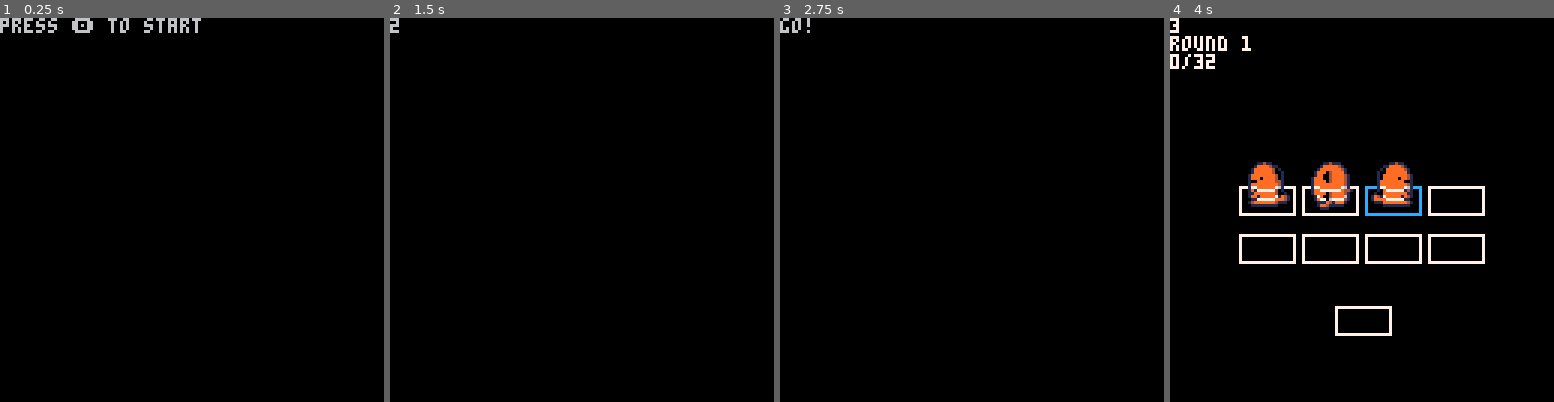
Above: before the commit, frames 1-4 (left to right).
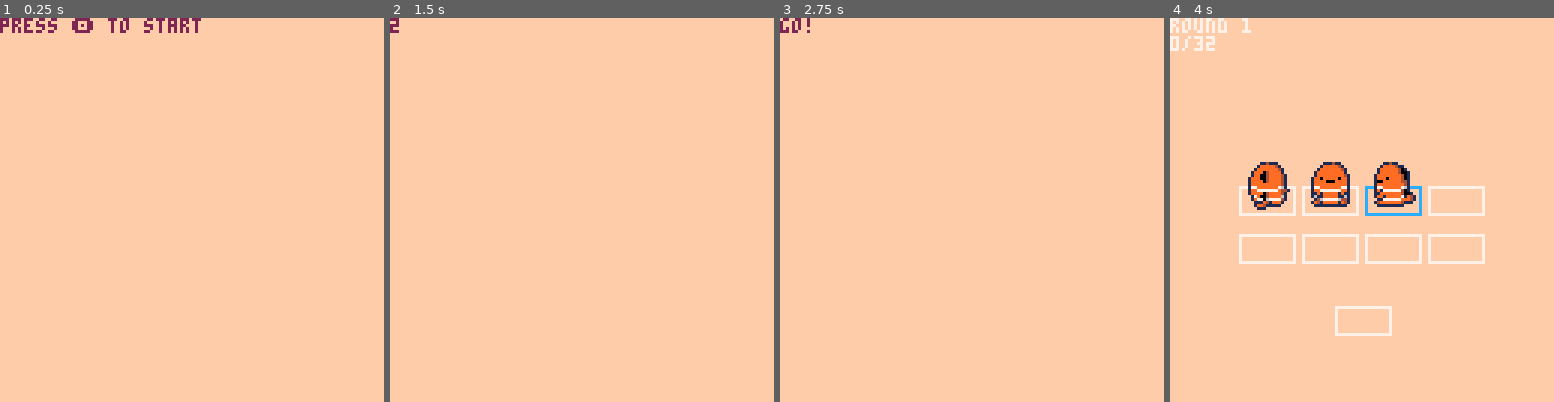
Above: after the commit, the same moments.

Repository: hyongew/pico8
Game: PICO-8 cartridge podance.p8
The game is run twice, just before and just after one commit, with the same random seed, the same clock (stepped at 60 frames per second) and the same inputs.
Inputs:
- Up to frame 1 (0.25 s): no input
- Up to frame 2 (1.5 s): tap O (Z key) at 0.33, 0.7, 1.43 s; tap X (X key) at 1.07 s
- Up to frame 3 (2.75 s): hold Left 1.97-2.37 s; tap X (X key) at 2.07, 2.4, 2.73 s; tap O (Z key) at 2.22 s; hold Down from 2.42 s (still down)
- Up to frame 4 (4 s): release Down at 2.82 s; hold Right 2.87-3.53 s; tap X (X key) at 3.07, 3.4, 3.73 s; tap O (Z key) at 3.1, 3.98 s; hold Up from 3.58 s (still down)

The runs differ from the first frame. In frame 1, 100% of the frame differs, in the area x 0-100%, y 0-100%; in frame 2, 100%; in frame 3, 100%; in frame 4, 95%.

Commit message:
Update stage end screen, small refactor for code clarity

Diff:
--- a/podance.p8
+++ b/podance.p8
@@ -7,18 +7,21 @@
  palt(0,false)
  palt(14,true)
  state="rdy" --main,rdy,go
- sps={} --{spr,x,y}
+ moves={} --{sp,x,y}
  stage,round,step,score,f=1,1,0,0,0
  movesp,checkstep=nil,1
- moves={
-  {⬅️,⬆️,➡️,⬇️,➡️,➡️,⬇️,⬇️},
-  {⬆️,➡️,⬆️,⬅️,⬇️,⬆️,➡️,⬇️},
-  {⬅️,⬅️,➡️,⬆️,⬅️,⬇️,⬆️,➡️},
+ movesets={
+  --{⬅️,⬆️,➡️,⬇️,➡️,➡️,⬇️,⬇️},
+  --{⬆️,➡️,⬆️,⬅️,⬇️,⬆️,➡️,⬇️},
+  --{⬅️,⬅️,➡️,⬆️,⬅️,⬇️,⬆️,➡️},
   {⬆️,⬇️,⬅️,⬆️,⬇️,⬆️,➡️,➡️}
  }
+ rot_anim_map={2,3,1,0}
+ stageend=#movesets+1
  correct,sounded=nil,false
  smoke={}
  countdown=false
+ anim_end=24 --#moves*2+8
 end
 
 function _update()
@@ -34,6 +37,9 @@
 
 function _draw()
 	cls()
+	color(15)
+	rectfill(0,0,128,128)
+	color(2)
 	if state=="main" then
 		print("press 🅾️ to start")
 	elseif state=="rdy" then
@@ -46,6 +52,10 @@
 --utils
 function drawsq(x,y,c)
 	rect(x-2,y+8,x+16,y+17,c)
+end
+
+function getsp(m)
+	return m*2+1
 end
 
 function getx(step)
@@ -67,7 +77,7 @@
 			checkerr()
 	 	return 9
 	 else
-	 	return m*2+1
+	 	return getsp(m)
 	 end
 	end
 end
@@ -92,38 +102,41 @@
 	f+=1
 
 	--gameplay
-	if round<5 then
+	if round<stageend then
 		--update step
 		if f\10!=step-1 then
-			step+=1
  		correct=nil
  		sounded=false
+			step+=1
+
 			if step==17 then
 				round+=1
 				step=1
 				f=0
-				sps={}
 			end
 
-			if (round<5) sfx(0)
-
-			--demo move
-			if round<5 and step<9 then
-				add(sps,
-								{
-									moves[round][step]*2+1,
-									getx(step),
-									gety(step)
-								})
+ 		if round<stageend then
+				sfx(0)
+
+				if (step==1) moves={}
+
+				--demo move
+				if step<9 then
+					add(moves,
+									{
+										sp=getsp(movesets[round][step]),
+										x=getx(step),
+										y=gety(step)
+									})
+				end
 			end
-
 		end
 
 		--user move
 		if step>=9 then
 		 if checktime() then
 	 		if correct==nil then
-	 			movesp=checkmove(moves[round][checkstep]) or movesp
+	 			movesp=checkmove(movesets[round][checkstep]) or movesp
 	 		end
  		else
  			checkstep=step-7
@@ -138,49 +151,91 @@
 
 	--stage end
 	elseif f==1 then
+		step=0
+		for move in all(moves) do
+			move.sp=7
+		end
+		movesp=7
 		sfx(3)
 		sfx(4)
-	elseif f==50 then
+	elseif f==150 then
 		f=0
 		stage+=1
 		state="rdy"
+		moves={}
+	else
+		local spd=42
+		local fspd=3
+
+		--rotate the potate
+		if f\fspd!=step-1 then
+			step+=1
+
+			for i,move in pairs(moves) do
+				if (step==i*2)	move.dy=-spd
+
+				if step>anim_end then
+					move.sp=7
+				else
+					move.sp=getsp(rot_anim_map[(move.sp-1)/2+1])
+				end
+			end
+			--if step>anim_end then
+			--	movesp=getsp(rot_anim_map[(movesp-1)/2+1])
+			--end
+		end
+
+		--jump for joy
+		for move in all(moves) do
+			if move.dy and move.dy<=spd do
+				--doing it this way because of strange decimal shenanigans when working directly with decimals
+				local y=move.y*10
+				y+=move.dy
+				move.dy+=fspd*2
+				move.y=ceil(y)/10
+			end
+		end
 	end
 
 	--update smoke
-	local mult= round<5 and 0.8 or 0.2
+	local mult= round<stageend and 0.8 or 0.2
 	for p in all(smoke) do
   p.x+=p.dx*mult
   p.y+=p.dy*mult
-  p.act-= round<5 and 1 or 0.2
+  p.act-= round<stageend and 1 or 0.2
   if (p.act<0) del(smoke,p)
  end
 end
 
 
 function drawgame()
-	print(step)
+	color(7)
+	--print(step)
 	print("round "..round)
 	print(score.."/32")
-	if (round==5) print("done!")
+	if (round==stageend) print("done!")
 
 	--draw base 2x4 grid
 	for i=1,8 do
 		local c=7
-		if (ceil(step%8.1)==i) c=12
+		if (round<stageend and ceil(step%8.1)==i) c=12
 		drawsq(getx(i),gety(i),c)
 	end
 
 	--draw steps
-	for i,sp in pairs(sps) do
-		--rectfill(sp[2]-1,sp[3]-2,sp[2]+15,sp[3]+16,6)
-		--rect(sp[2]-1,sp[3]-2,sp[2]+15,sp[3]+16,13)
-		spr(sp[1],sp[2],sp[3],2,2)
-		--spr(11,sp[2],sp[3],2,2)
+	for move in all(moves) do
+		--rectfill(move.x-1,move.y-2,move.x+15,move.y+16,6)
+		--rect(move.x-1,move.y-2,move.x+15,move.y+16,13)
+		spr(move.sp,move.x,move.y,2,2)
+		--spr(11,move.x,move.y,2,2)
 	end
 
 	--draw player
 	drawsq(57,88,7)
-	if f%10<4 and step>=9 and movesp then
+	if round<stageend
+	and f%10<4
+	and step>=9
+	and movesp then
 		local c= movesp==9 and 8 or 11
 		drawsq(57,88,c)
 	end
@@ -192,6 +247,10 @@
 	for p in all(smoke) do
   circfill(p.x,p.y,p.r,p.c)
  end
+
+	if round==stageend and step>anim_end then
+		print("\^w\^t\^o014".."stage end!",25,24,7)
+	end
 end
 -->8
 --intermissions
Not shown, changed: the sound effects (__sfx__) section of podance.p8
